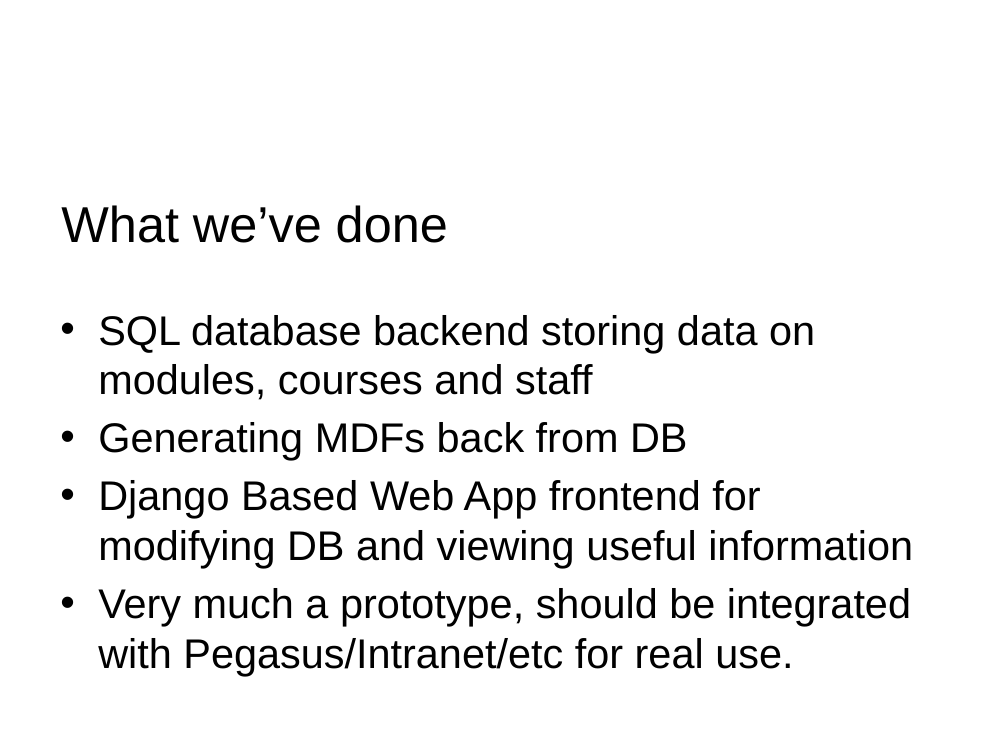
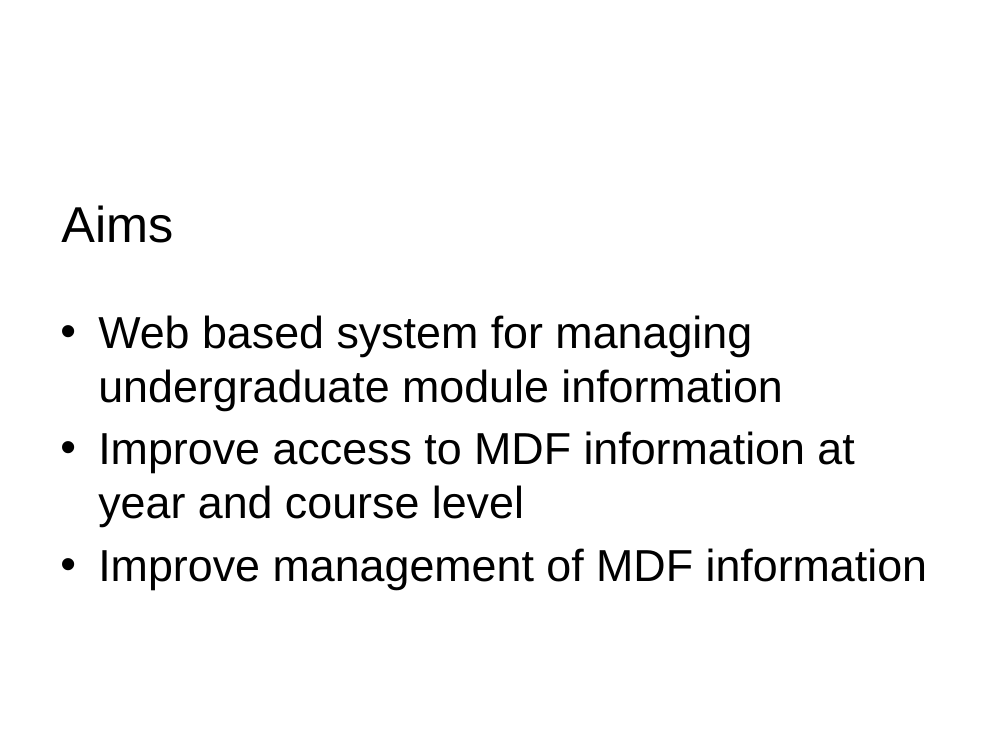
Before and after one commit to AMFagan/MDFDatabase, a slide deck: slide 2 of documentation/Presentation.pptx. Drawn at 1008x756 pixels with LibreOffice and Linux fonts; fonts in the diff are those of the drawing; background and template pictures are left out. Boxes give left, top, right and bottom in pixels: in the first picture for what was removed or moved away, otherwise in the second. Text is boxed around its words. In the diff, an @@ line names an element or a change of style, - is before the commit and + after.

```diff
--- a/documentation/Presentation.pptx
+++ b/documentation/Presentation.pptx
@@ title at [61,205,173,243]: text changed @@
-What we’ve done
+Aims
@@ text at [98,315,928,590]: text changed; size 29.6 to 32 pt @@
-• SQL database backend storing data on modules, courses and staff
-• Generating MDFs back from DB
-• Django Based Web App frontend for modifying DB and viewing useful information
-• Very much a prototype, should be integrated with Pegasus/Intranet/etc for real use.
+• Web based system for managing undergraduate module information
+• Improve access to MDF information at year and course level
+• Improve management of MDF information
```
Also in this commit, not shown: 1 other slide changed, 1 slide added, 4 other files.
